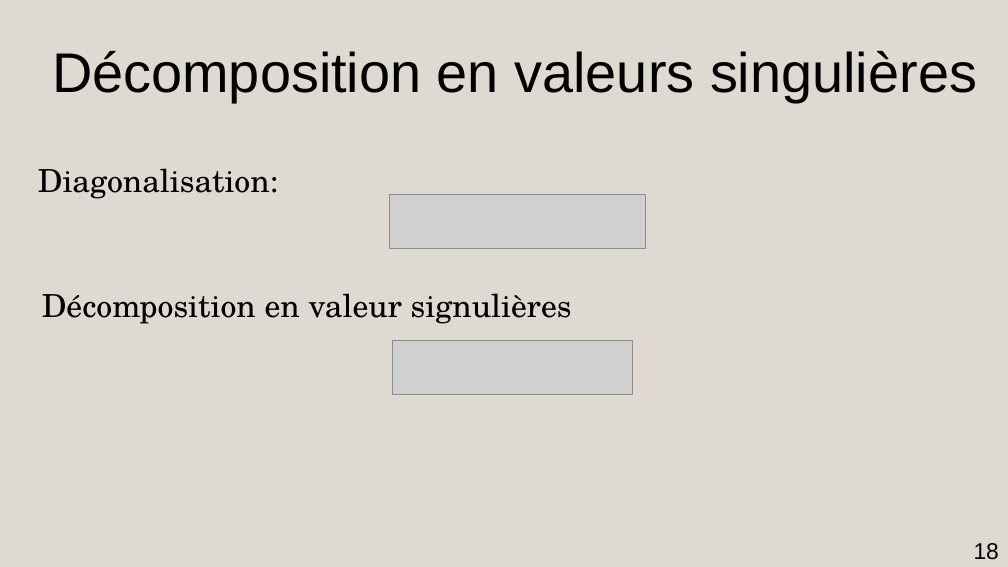
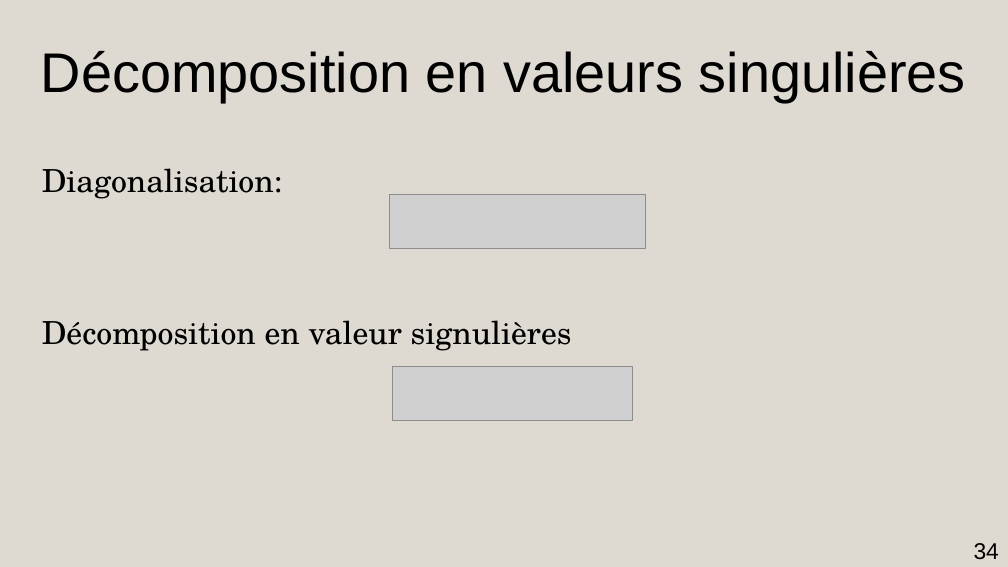
Before and after one commit to AmdaU/presentations, a slide deck: slide 34 of Seminaire/Seminaire.odp (slide 18 before the commit). Drawn at 1008x567 pixels with LibreOffice and Linux fonts; fonts in the diff are those of the drawing; grey boxes stand for pictures. Boxes give left, top, right and bottom in pixels: in the first picture for what was removed or moved away, otherwise in the second. Text is boxed around its words. In the diff, an @@ line names an element or a change of style, - is before the commit and + after.

```diff
--- a/Seminaire/Seminaire.odp
+++ b/Seminaire/Seminaire.odp
@@ title "Décomposition en valeurs singulières": place and size @@
-title "Décomposition en valeurs singulières" at (52,51,977,102)
+title "Décomposition en valeurs singulières" at (41,51,966,102)
@@ title "Diagonalisation:": place and size @@
-title "Diagonalisation:" at (38,168,279,199)
+title "Diagonalisation:" at (42,168,283,199)
@@ title "Décomposition en valeur signulières": place and size @@
-title "Décomposition en valeur signulières" at (42,293,572,324)
+title "Décomposition en valeur signulières" at (42,320,572,351)
@@ picture: place and size @@
-picture at (392,340,633,394)
+picture at (392,367,633,421)
@@ page number at (974,543,999,560): text changed @@
-18
+34
```
Also in this commit, not shown: 12 other slides changed, 9 slides added, 5 slides removed, 24 other files.
